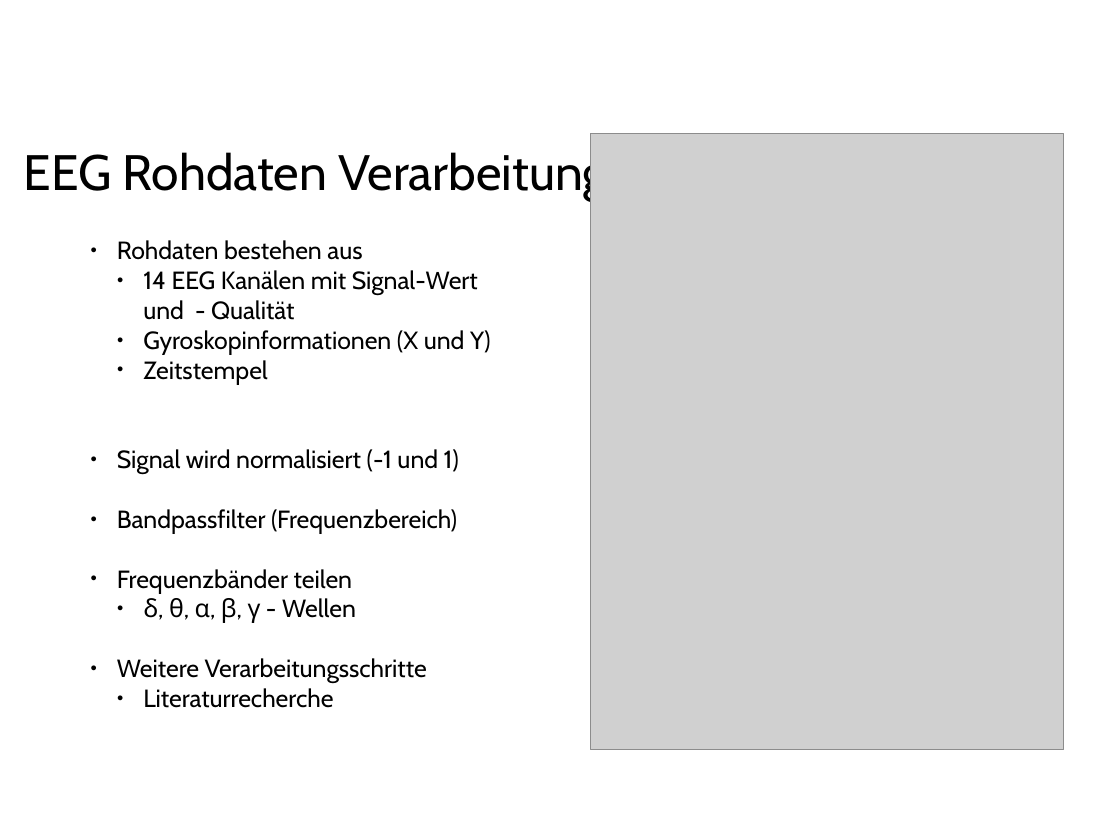
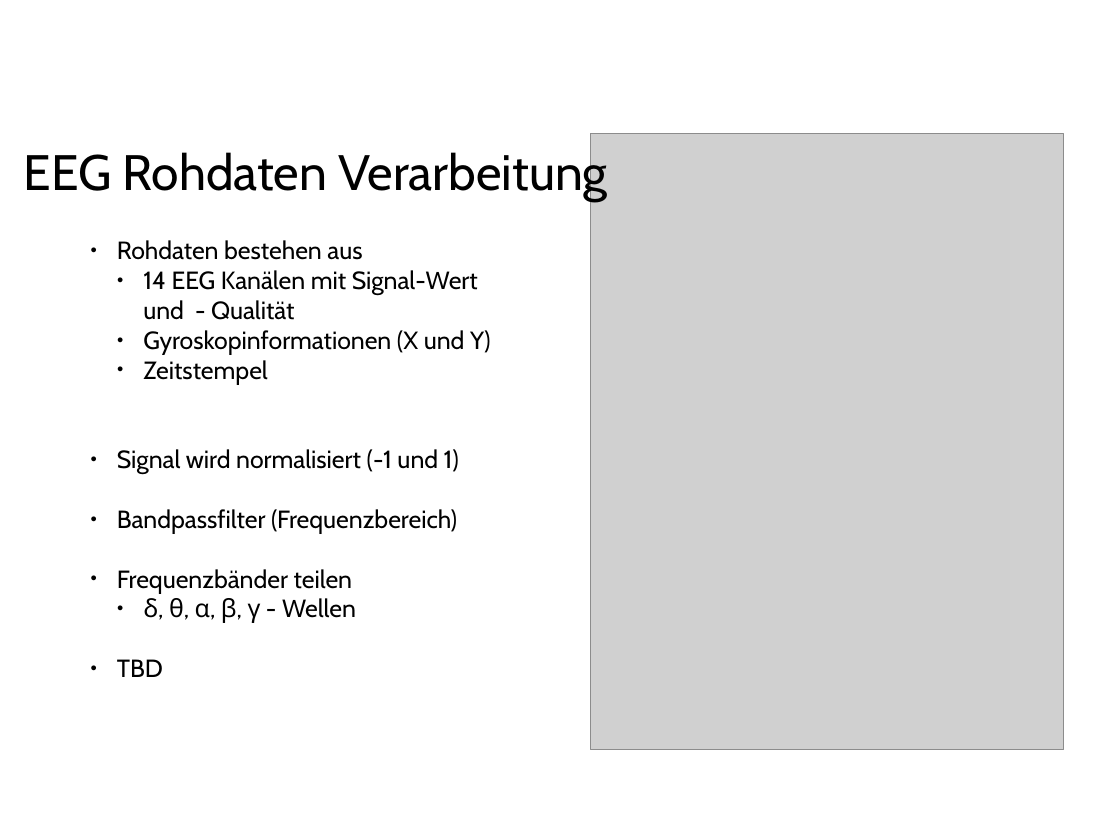
Before and after one commit to ppasler/current-adas, a slide deck: slide 12 of project/presentation/Praesentation_PoSDBoS_Pasler.odp. Drawn at 1120x840 pixels with LibreOffice and Linux fonts; fonts in the diff are those of the drawing; grey boxes stand for pictures; background and template pictures are left out. Boxes give left, top, right and bottom in pixels: in the first picture for what was removed or moved away, otherwise in the second. Text is boxed around its words. In the diff, an @@ line names an element or a change of style, - is before the commit and + after.

```diff
--- a/project/presentation/Praesentation_PoSDBoS_Pasler.odp
+++ b/project/presentation/Praesentation_PoSDBoS_Pasler.odp
@@ text at (117,659,163,677): text changed @@
-● Weitere Verarbeitungsschritte
-  ● Literaturrecherche
+● TBD
```
Also in this commit, not shown: 2 other slides changed, 14 other files.
